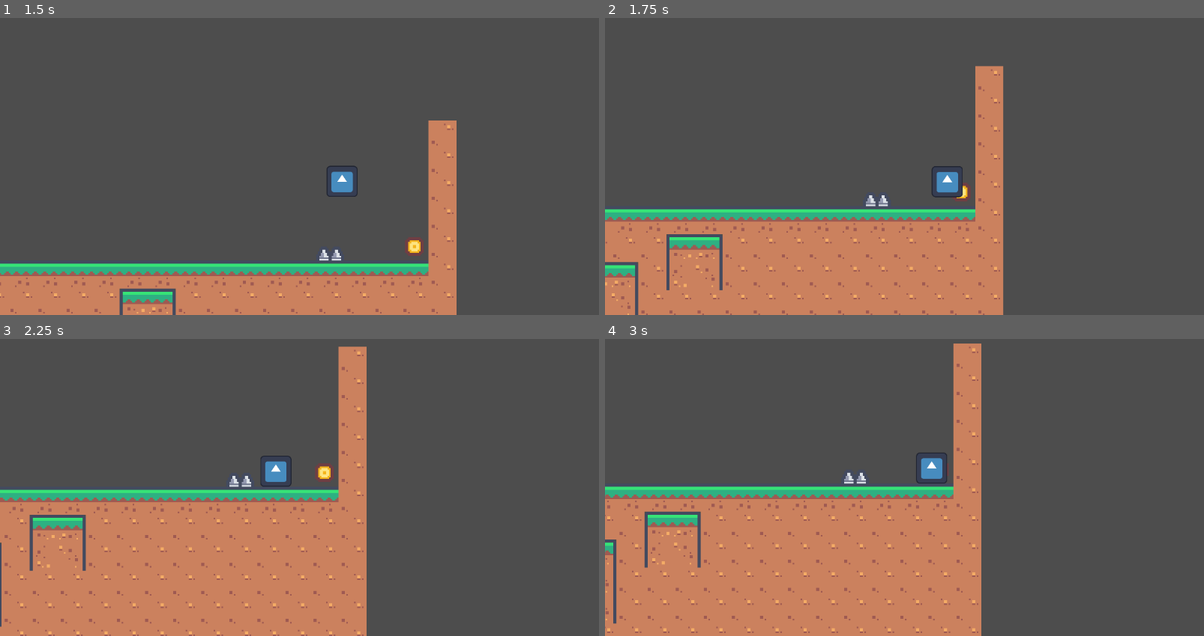
Above: before the commit, frames 1-4 (two rows, left to right).
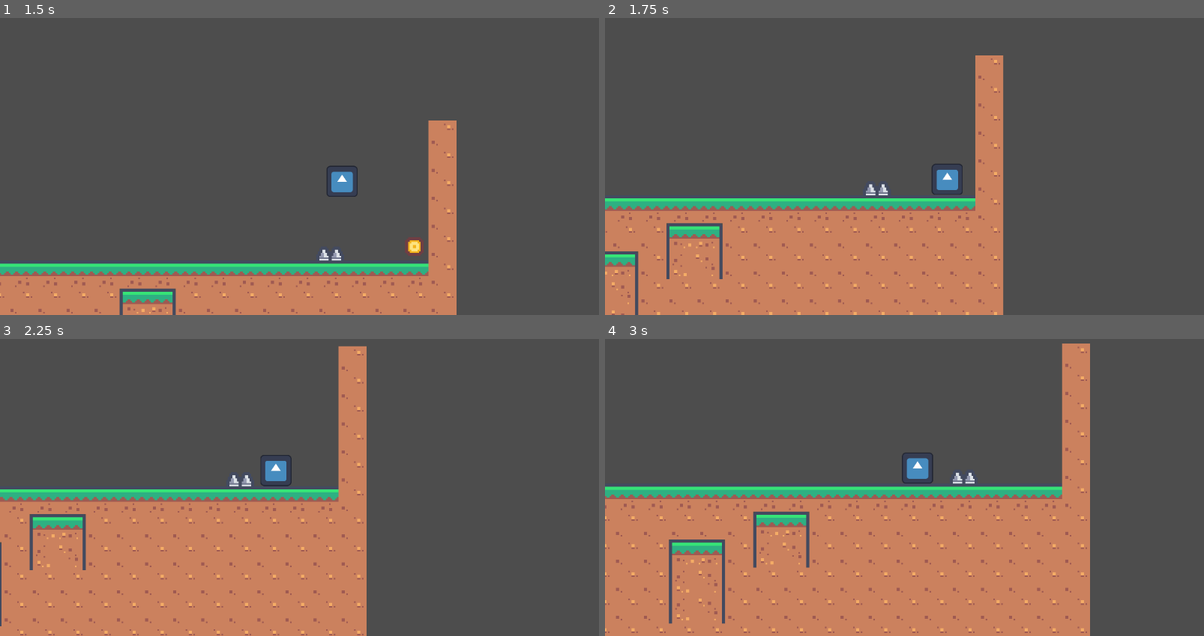
Above: after the commit, the same moments.

Repository: andrewbalabanov13-ui/scioly-game-agent-2026
Game: Godot game, scene res://world.tscn
The game is run twice, just before and just after one commit, with the same random seed, the same clock (stepped at 60 frames per second) and the same inputs. The engine's default icon, where the game draws it, is replaced by a stand-in: a white triangle on a blue panel in a dark square.
Inputs:
- Up to frame 1 (1.5 s): hold Right (ui_right) from 0.53 s (still down); tap Up (ui_up) at 0.77 s
- Up to frame 2 (1.75 s): keep holding Right (ui_right); tap Up (ui_up) at 1.52 s
- Up to frame 3 (2.25 s): release Right (ui_right) at 2.03 s; hold Left (ui_left) from 2.03 s (still down)
- Up to frame 4 (3 s): release Left (ui_left) at 2.78 s; hold Right (ui_right) from 2.78 s (still down)

Frame 1 is identical in both runs. In frame 2, 8.3% of the frame differs, in the area x 0-67%, y 12-100%; in frame 3, 1.3%; in frame 4, 19%, in the area x 0-81%, y 1-100%.

Commit message:
Made coins collectable

Diff:
--- a/godot/Tiles1.tres
+++ b/godot/Tiles1.tres
@@ -141,7 +141,6 @@
 7:3/0 = 0
 7:3/0/physics_layer_0/polygon_0/points = PackedVector2Array(-9, -9, 9, -9, 9, 9, -9, 9)
 8:3/0 = 0
-8:3/0/physics_layer_0/polygon_0/points = PackedVector2Array(-9, -9, 9, -9, 9, 9, -9, 9)
 9:3/0 = 0
 9:3/0/physics_layer_0/polygon_0/points = PackedVector2Array(-9, -9, 9, -9, 9, 9, -9, 9)
 10:3/0 = 0
--- a/godot/player.gd
+++ b/godot/player.gd
@@ -1,8 +1,12 @@
 extends CharacterBody2D
-
+var score = 0
 
 const SPEED = 150.0
 const JUMP_VELOCITY = -400.0
+const REMOVABLE_ATLAS := Vector2i(11, 7)
+const SPIKE_ATLAS := Vector2i(8,3)
+
+@onready var _tile_layer: TileMapLayer = get_node("../Tiles/TileMapLayerZ2")
 
 
 func _physics_process(delta: float) -> void:
@@ -23,3 +27,75 @@
 		velocity.x = move_toward(velocity.x, 0, SPEED)
 
 	move_and_slide()
+	_erase_touching_removable_tiles()
+
+
+func _erase_touching_removable_tiles() -> void:
+	if _tile_layer == null:
+		return
+	var bounds := _player_overlap_cell_bounds(_tile_layer)
+	var player_aabb := _player_aabb_in_layer_local(_tile_layer)
+	for y in range(bounds.position.y, bounds.end.y):
+		for x in range(bounds.position.x, bounds.end.x):
+			var cell := Vector2i(x, y)
+			if _tile_layer.get_cell_source_id(cell) == -1:
+				continue
+			if _tile_layer.get_cell_atlas_coords(cell) == REMOVABLE_ATLAS:
+				_tile_layer.erase_cell(cell)
+				score += 1
+				print(score)
+			if _tile_layer.get_cell_atlas_coords(cell) == SPIKE_ATLAS:
+				if player_aabb.intersects(_spike_damage_rect_local(_tile_layer, cell)):
+					print("touched!")
+
+
+func _player_overlap_cell_bounds(layer: TileMapLayer) -> Rect2i:
+	var cs := $CollisionShape2D as CollisionShape2D
+	var xf := cs.global_transform
+	var half := Vector2.ZERO
+	if cs.shape is RectangleShape2D:
+		half = (cs.shape as RectangleShape2D).size * 0.5
+	var min_cell := Vector2i(2147483647, 2147483647)
+	var max_cell := Vector2i(-2147483648, -2147483648)
+	for corner in [
+		Vector2(-half.x, -half.y),
+		Vector2(half.x, -half.y),
+		Vector2(-half.x, half.y),
+		Vector2(half.x, half.y),
+	]:
+		var world_pt: Vector2 = xf * corner
+		var map_cell := layer.local_to_map(layer.to_local(world_pt))
+		min_cell.x = mini(min_cell.x, map_cell.x)
+		min_cell.y = mini(min_cell.y, map_cell.y)
+		max_cell.x = maxi(max_cell.x, map_cell.x)
+		max_cell.y = maxi(max_cell.y, map_cell.y)
+	return Rect2i(min_cell, max_cell - min_cell + Vector2i(1, 1))
+
+
+func _player_aabb_in_layer_local(layer: TileMapLayer) -> Rect2:
+	var cs := $CollisionShape2D as CollisionShape2D
+	var half := Vector2.ZERO
+	if cs.shape is RectangleShape2D:
+		half = (cs.shape as RectangleShape2D).size * 0.5
+	var min_p := Vector2(INF, INF)
+	var max_p := Vector2(-INF, -INF)
+	for corner in [
+		Vector2(-half.x, -half.y),
+		Vector2(half.x, -half.y),
+		Vector2(-half.x, half.y),
+		Vector2(half.x, half.y),
+	]:
+		var lp: Vector2 = layer.to_local(cs.global_transform * corner)
+		min_p.x = minf(min_p.x, lp.x)
+		min_p.y = minf(min_p.y, lp.y)
+		max_p.x = maxf(max_p.x, lp.x)
+		max_p.y = maxf(max_p.y, lp.y)
+	return Rect2(min_p, max_p - min_p)
+
+
+## Spikes only hurt on the bottom half of the tile (matches a short physics polygon).
+func _spike_damage_rect_local(layer: TileMapLayer, cell: Vector2i) -> Rect2:
+	var ts := layer.tile_set
+	var sz := Vector2(ts.tile_size)
+	var top_left := layer.map_to_local(cell)
+	return Rect2(top_left + Vector2(0.0, sz.y * 0.5), Vector2(sz.x, sz.y * 0.5))
